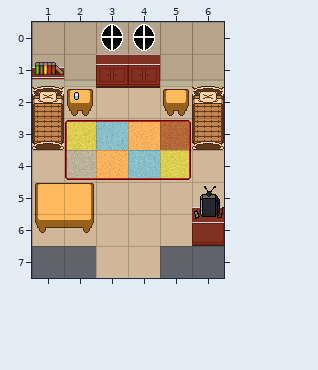
An edit to a level. Tiled map, bgs/maps/room_04.tmx. That is the earlier state.
Cells are 32x32 px. Shown: x 1..6, y 0..7.
After the commit:
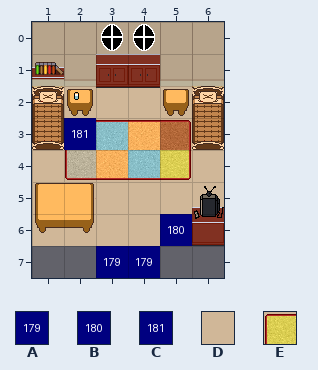
Key: from "blue-labels": A 178, B 179, C 180; from "room03": D 6, E 7.
_ is an empty cell.
Edits made:
Layer "decor":
y 3: x 2 E -> C
y 6: x 5 D -> B
y 7: x 3..4 DD -> AA
